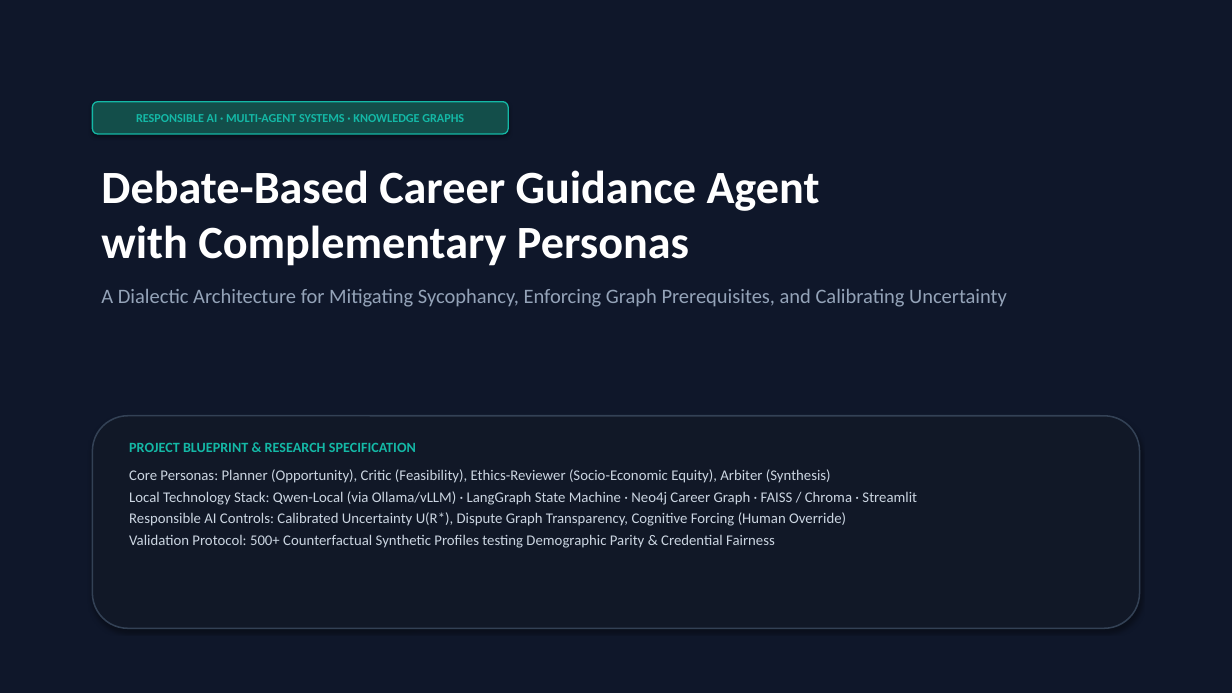
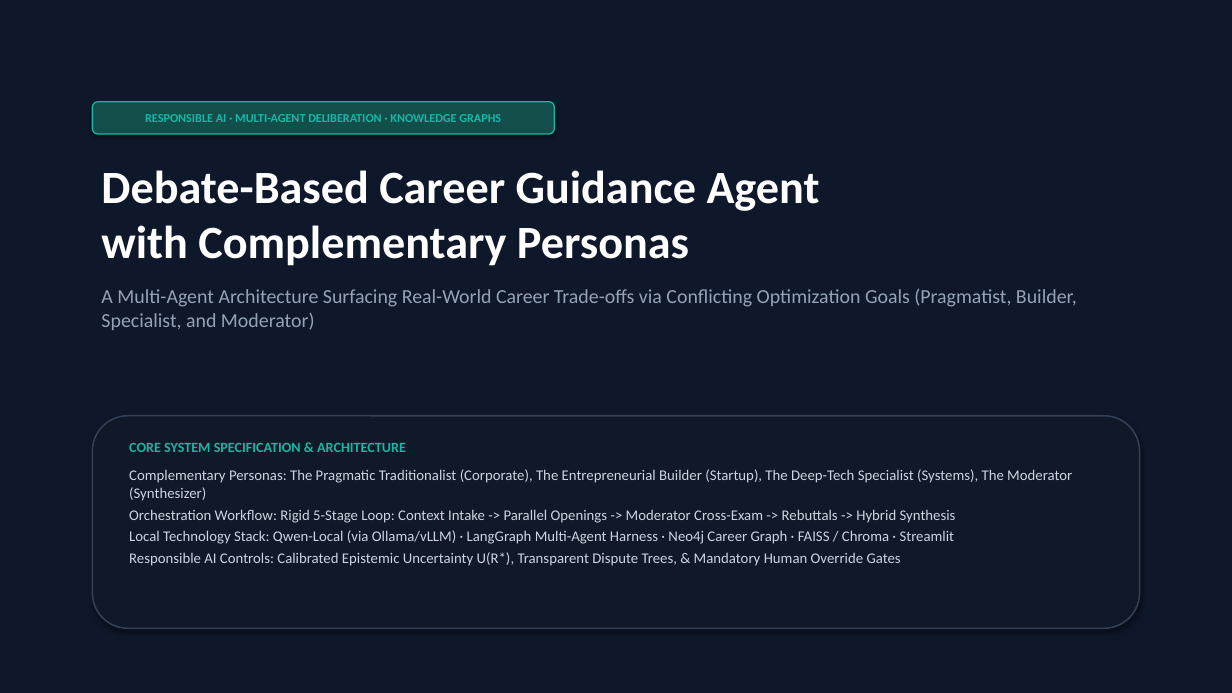
Before and after one commit to parth2024-tech/rai-project, a slide deck: slide 1 of Final_Presentation.pptx. Drawn at 1232x693 pixels with LibreOffice and Linux fonts; fonts in the diff are those of the drawing. Boxes give left, top, right and bottom in pixels: in the first picture for what was removed or moved away, otherwise in the second. Text is boxed around its words. In the diff, an @@ line names an element or a change of style, - is before the commit and + after.

Commit message:
feat: synchronize personas, 5-stage debate loop, and flowcharts in Final_Presentation.pptx

```diff
--- a/Final_Presentation.pptx
+++ b/Final_Presentation.pptx
@@ rounded rectangle "RESPONSIBLE AI · MULTI-AGENT DELIBERATION ...": place and size @@
-rounded rectangle "RESPONSIBLE AI · MULTI-AGENT DELIBERATION ..." at (92,102,508,134)
+rounded rectangle "RESPONSIBLE AI · MULTI-AGENT DELIBERATION ..." at (92,102,555,134)
@@ text in rounded rectangle at (145,114,501,122): text changed @@
-RESPONSIBLE AI · MULTI-AGENT SYSTEMS · KNOWLEDGE GRAPHS
+RESPONSIBLE AI · MULTI-AGENT DELIBERATION · KNOWLEDGE GRAPHS
@@ text at (101,288,1077,330): text changed; size 16 to 15.5 pt @@
-A Dialectic Architecture for Mitigating Sycophancy, Enforcing Graph Prerequisites, and Calibrating Uncertainty
+A Multi-Agent Architecture Surfacing Real-World Career Trade-offs via Conflicting Optimization Goals (Pragmatist, Builder, Specialist, and Moderator)
@@ text at (129,443,1072,566): text changed @@
-PROJECT BLUEPRINT & RESEARCH SPECIFICATION
-Core Personas: Planner (Opportunity), Critic (Feasibility), Ethics-Reviewer (Socio-Economic Equity), Arbiter (Synthesis)
-Local Technology Stack: Qwen-Local (via Ollama/vLLM) · LangGraph State Machine · Neo4j Career Graph · FAISS / Chroma · Streamlit
-Responsible AI Controls: Calibrated Uncertainty U(R*), Dispute Graph Transparency, Cognitive Forcing (Human Override)
-Validation Protocol: 500+ Counterfactual Synthetic Profiles testing Demographic Parity & Credential Fairness
+CORE SYSTEM SPECIFICATION & ARCHITECTURE
+Complementary Personas: The Pragmatic Traditionalist (Corporate), The Entrepreneurial Builder (Startup), The Deep-Tech Specialist (Systems), The Moderator (Synthesizer)
+Orchestration Workflow: Rigid 5-Stage Loop: Context Intake -> Parallel Openings -> Moderator Cross-Exam -> Rebuttals -> Hybrid Synthesis
+Local Technology Stack: Qwen-Local (via Ollama/vLLM) · LangGraph Multi-Agent Harness · Neo4j Career Graph · FAISS / Chroma · Streamlit
+Responsible AI Controls: Calibrated Epistemic Uncertainty U(R*), Transparent Dispute Trees, & Mandatory Human Override Gates
```
Also in this commit, not shown: 11 other slides changed, 3 slides added, 3 slides removed, 4 other files.
